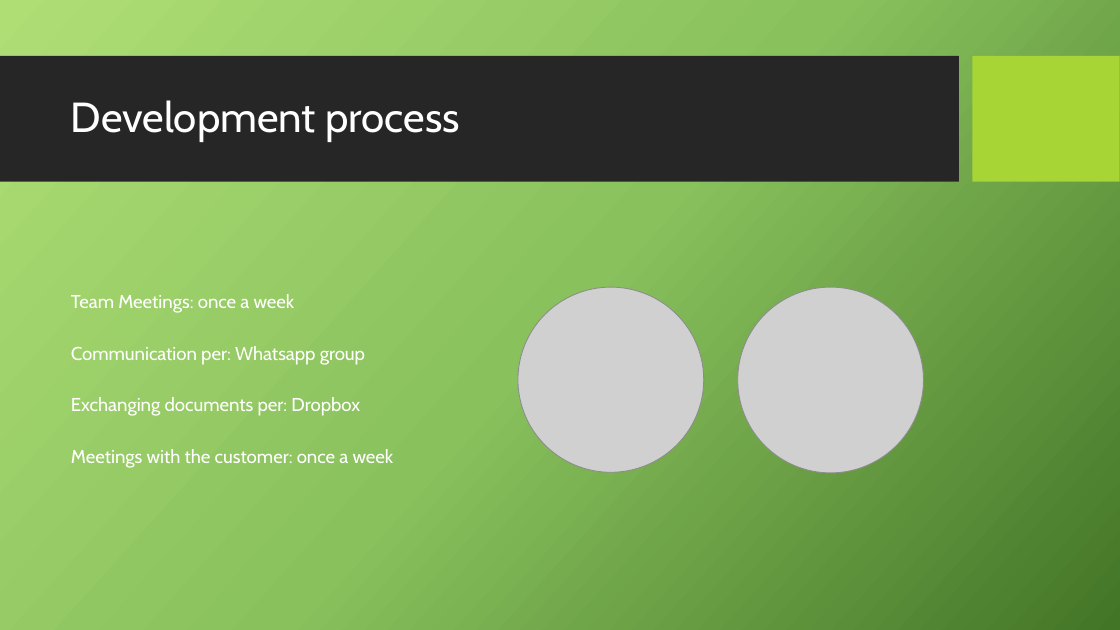
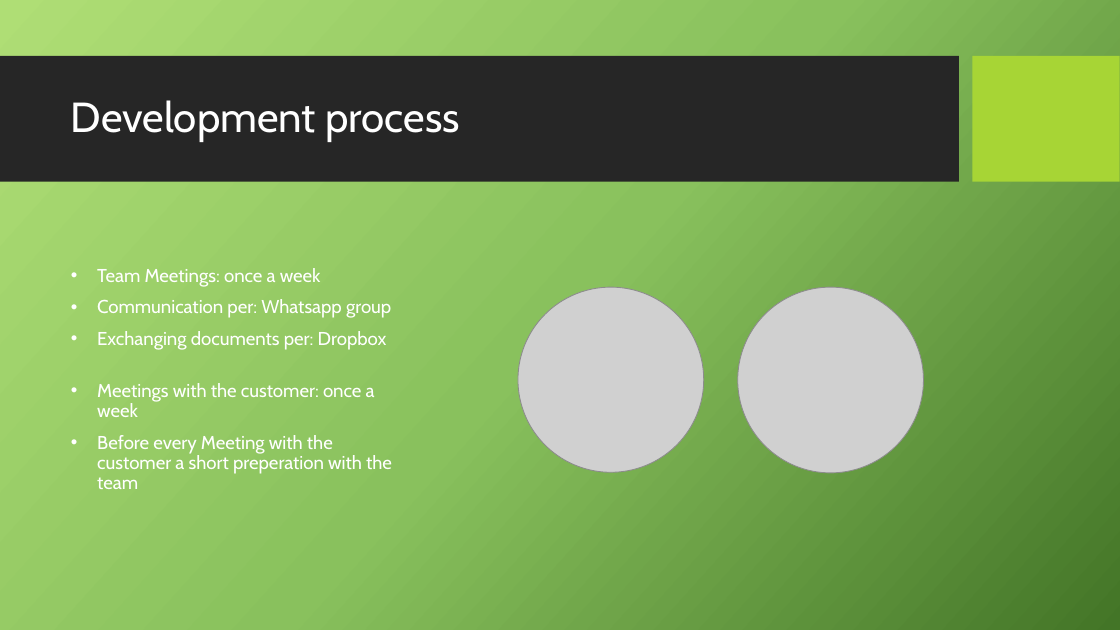
Before and after one commit to scg-unibe-ch/ese2017-team2, a slide deck: slide 5 of Presentation/Presentation.pptx. Drawn at 1120x630 pixels with LibreOffice and Linux fonts; fonts in the diff are those of the drawing; grey boxes stand for pictures; background and template pictures are left out. Boxes give left, top, right and bottom in pixels: in the first picture for what was removed or moved away, otherwise in the second. Text is boxed around its words. In the diff, an @@ line names an element or a change of style, - is before the commit and + after.

Commit message:
Presentation

```diff
--- a/Presentation/Presentation.pptx
+++ b/Presentation/Presentation.pptx
@@ text at [97,268,391,417]: bullet none to • @@
@@ text at [97,435,392,489]: paragraph added @@
+• Before every Meeting with the customer a short preperation with the team
```
